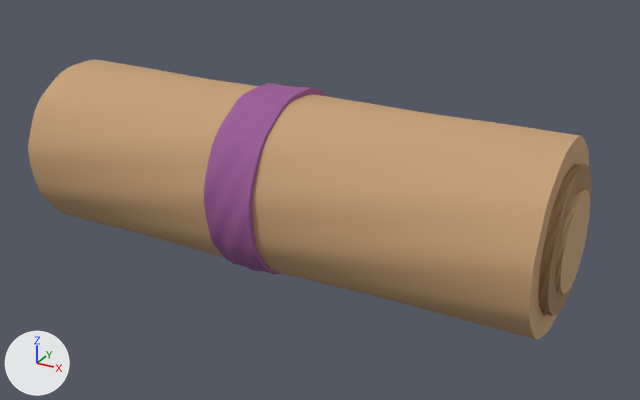
The FBX model research/private/remc2-unity-native/Assets/Resources/ModernExperienceScroll/ExperienceScroll.fbx as it was, and as the next commit left it.
Before and after are seen from a 50 mm camera at (2.02, -3.41, 2.14) aimed at (0.13, 0.02, 0.43). The lights are fixed; the arrows at lower left show +X, +Y and +Z. The older version comes first.

Objects in the first picture: 'Central violet binding', 'Inner parchment curl', 'Parchment body', 'Rolled end'.
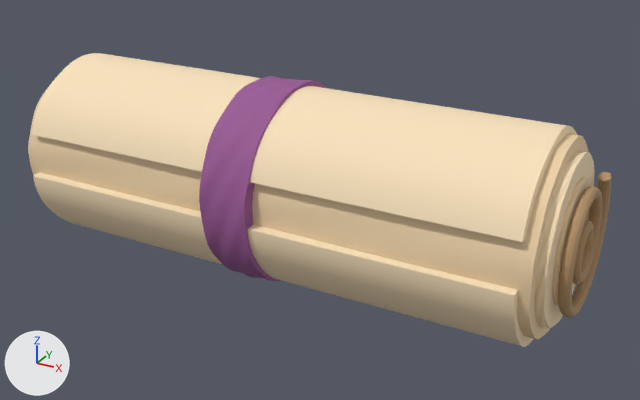
Commit message: Make experience scroll parchment readable in gameplay

Changed parts and their boxes [x1, y1, x2, y2] in the pictures (640 x 400 px):
'Parchment body', recoloured (brown to beige): [28, 78, 588, 339] in both
'Outer parchment top fold', added (beige): after [32, 53, 577, 242]
'Outer parchment underside fold', added (beige): after [33, 172, 533, 347]
'Central violet binding', reshaped (7% taller): before [204, 83, 326, 275]; after [199, 76, 327, 281]
'Right rolled spiral', added (brown): after [558, 172, 611, 318]
'Rolled end', recoloured: [539, 164, 591, 316] in both
'Inner parchment curl', recoloured: [556, 189, 589, 292] in both

The change, as a diff of the scene's bpy script:
```diff
--- a/research/private/remc2-unity-native/Assets/Resources/ModernExperienceScroll/ExperienceScroll.fbx.py
+++ b/research/private/remc2-unity-native/Assets/Resources/ModernExperienceScroll/ExperienceScroll.fbx.py
@@ mat_scroll_parchment @@
 mat_scroll_parchment = principled_material('Scroll parchment')
-mat_scroll_parchment.base_color = (0.56, 0.35, 0.18)  # brown #c5a076
+mat_scroll_parchment.base_color = (0.86, 0.65, 0.4)  # beige #efd3aa
 mat_scroll_parchment.roughness = 0.8
@@ me_rolled_end @@
-me_rolled_end.from_pydata(...)  # 2400 vertices, 2306 faces; spans x 1.27..1.34, y -0.323..0.325, z 0.174..0.826
-me_rolled_end.materials.append(mat_scroll_rolled_edge)  # brown #997955
+me_rolled_end.from_pydata(...)  # 2400 vertices, 2306 faces; spans x 1.27..1.34, y -0.374..0.376, z 0.123..0.877
+# edits to the shape of me_rolled_end do not show in these pictures
+me_rolled_end.materials.append(mat_scroll_parchment_overlay)  # beige #fae3bd
@@ me_central_violet_binding @@
-me_central_violet_binding.from_pydata(...)  # 2400 vertices, 2306 faces; spans x -0.2..0.04, y -0.457..0.459, z 0.039..0.96
+me_central_violet_binding.from_pydata(...)  # 2400 vertices, 2306 faces; spans x -0.2..0.04, y -0.491..0.493, z 0.005..0.995
+# me_central_violet_binding part 1: the whole mesh is multiplied about its middle by the matrix ((1.0, 0.0, 0.0), (0.0, 1.075, 0.0), (0.0, 0.0, 1.075))
 me_central_violet_binding.materials.append(mat_scroll_violet_binding)
@@ ob_outer_parchment_underside_fold @@
+ob_outer_parchment_underside_fold = bpy.data.objects.new('Outer parchment underside fold', me_outer_parchment_underside_fold)  # 196 vertices, 194 faces; spans x -1.25..1.25, y -0.47..0.44, z 0.03..0.46; in mat_scroll_parchment_overlay (beige #fae3bd)
+ob_outer_parchment_underside_fold.location = (0.0, 0.0, 0.0)
@@ ob_right_rolled_spiral @@
+ob_right_rolled_spiral = bpy.data.objects.new('Right rolled spiral', me_right_rolled_spiral)  # 1536 vertices, 1526 faces; spans x 1.363..1.417, y -0.287..0.358, z 0.177..0.751; in mat_scroll_rolled_edge (brown #b19069)
+ob_right_rolled_spiral.location = (0.0, 0.0, 0.0)
@@ ob_outer_parchment_top_fold @@
+ob_outer_parchment_top_fold = bpy.data.objects.new('Outer parchment top fold', me_outer_parchment_top_fold)  # 196 vertices, 194 faces; spans x -1.25..1.25, y -0.44..0.47, z 0.54..0.97; in mat_scroll_parchment_overlay (beige #fae3bd)
+ob_outer_parchment_top_fold.location = (0.0, 0.0, 0.0)
```
